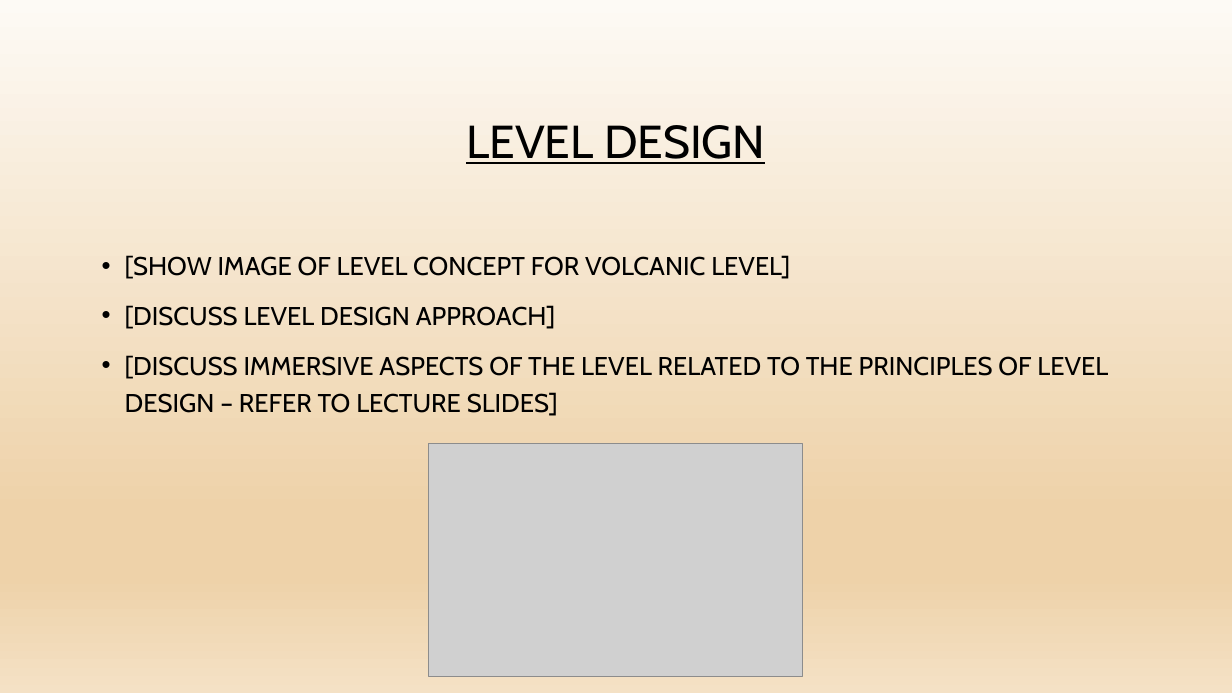
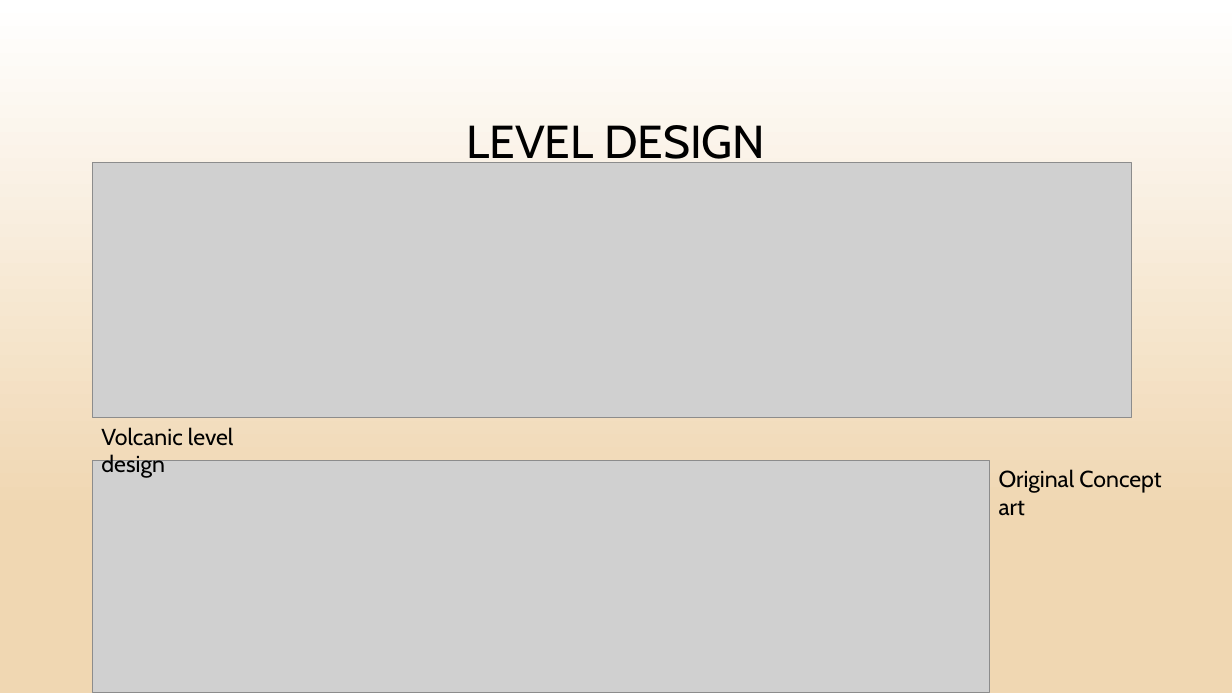
Before and after one commit to chesney85/Year2GameDev, a slide deck: slide 7 of TeamDocs/WordDocs/Presentation/JelBlob_Presentation_AW.pptx. Drawn at 1232x693 pixels with LibreOffice and Linux fonts; fonts in the diff are those of the drawing; grey boxes stand for pictures; background and template pictures are left out. Boxes give left, top, right and bottom in pixels: in the first picture for what was removed or moved away, otherwise in the second. Text is boxed around its words. In the diff, an @@ line names an element or a change of style, - is before the commit and + after.

```diff
--- a/TeamDocs/WordDocs/Presentation/JelBlob_Presentation_AW.pptx
+++ b/TeamDocs/WordDocs/Presentation/JelBlob_Presentation_AW.pptx
@@ picture added at [92, 163, 1131, 418] @@
@@ text removed at [125, 255, 1108, 416] @@
-• [SHOW IMAGE OF LEVEL CONCEPT FOR VOLCANIC LEVEL]
-• [DISCUSS LEVEL DESIGN APPROACH]
-• [DISCUSS IMMERSIVE ASPECTS OF THE LEVEL RELATED TO THE PRINCIPLES OF LEVEL DESIGN – REFER TO LECTURE SLIDES]
@@ text added at [101, 427, 233, 478], 18 pt, text #000000 @@
+Volcanic level design
@@ picture: place and size @@
-picture at [429, 444, 803, 677]
+picture at [92, 460, 990, 693]
@@ text added at [999, 469, 1161, 516], 18 pt, text #000000 @@
+Original Concept art
```
Also in this commit, not shown: 1 other slide changed, 1 slide added, 1 slide removed.
